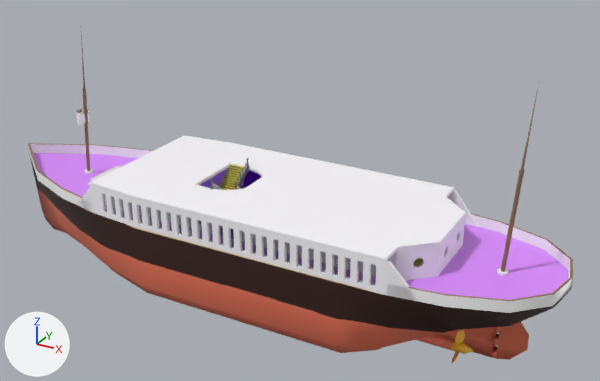
One commit to the FBX model Assets/GROUPFOLDER/Prefabs/Ship/P_Ship.fbx: the scene before it, then after it.
One viewpoint serves both versions: a 50 mm lens placed at (38.0, -62.4, 34.7), pointed at (2.9, 1.4, 2.8). Lighting does not change. The marker at lower left points along +X, +Y and +Z. The picture after the commit comes second. Where no turn or scale is listed for an object, it has been applied to the vertices.

The scene before the commit, as lines of its bpy script (objects in view):
```python
me_cube_012 = bpy.data.meshes.new('Cube.012')
me_cube_012.from_pydata(...)  # 96 vertices, 74 faces; spans x -13.8..19.8, y -0.1..15.9, z -1.3..1.0
me_cube_012.materials.append(mat_material_009)  # picture img_windows_png
me_cylinder_001 = bpy.data.meshes.new('Cylinder.001')
me_cylinder_001.from_pydata(...)  # 65 vertices, 66 faces; spans x -0.7..1.2, y -0.7..0.7, z -0.3..16.9
me_cylinder_001.materials.append(mat_material_006)  # picture img_mast1_png
me_staircase_002 = bpy.data.meshes.new('Staircase.002')
me_staircase_002.from_pydata(...)  # 58020 vertices, 57304 faces; spans x -6.14..-1.14, y -3.37..3.37, z -3.36..4.09
# faces by material slot: [57176, 60, 68]
me_staircase_002.materials.append(mat_staircase)  # dark grey #616161
me_staircase_002.materials.append(mat_railing)  # white #e7e7e7
me_staircase_002.materials.append(mat_floor)  # yellow #e7d900
ob_mast1 = bpy.data.objects.new('Mast1', me_cylinder_001)
ob_mast1.location = (-22.59, 0.0, 0.2)
ob_staircase = bpy.data.objects.new('Staircase', me_staircase_002)
ob_staircase.location = (0.0, 0.0, 0.0)
ob_windows = bpy.data.objects.new('Windows', me_cube_012)
ob_windows.location = (-1.33, -7.93, 1.54)
# also in view: 'Railing' at (-1.2, 0.0, 0.9); 'SuperstructureDeck2' at (1.7, 0.0, 3.1); 'PRODUCTION-SuperstructureDeck1' at (0.4, 0.0, 1.5); 'Mast2' at (23.5, 0.0, 8.4); 'Rudder' at (24.8, 0.0, -5.3)
```
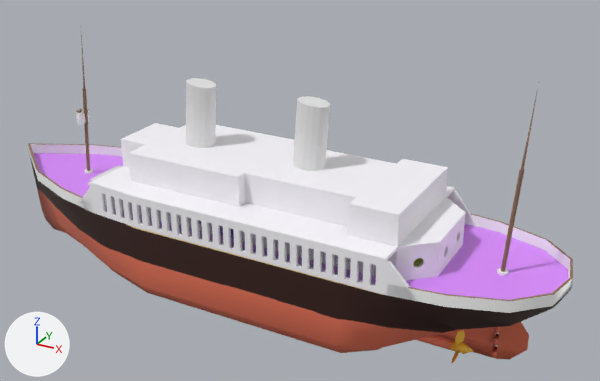
Commit message: Updated upper decks on ship

The change, as a diff of the scene's bpy script:
```diff
--- a/Assets/GROUPFOLDER/Prefabs/Ship/P_Ship.fbx.py
+++ b/Assets/GROUPFOLDER/Prefabs/Ship/P_Ship.fbx.py
@@ me_cylinder_012 @@
+me_cylinder_012.from_pydata(...)  # 32 vertices, 18 faces; spans x -1.5..2.07, y -1.17..1.17, z -0.16..6.61
@@ me_cube_045 @@
+me_cube_045.from_pydata(...)  # 51 vertices, 41 faces; spans x -15.2..15.9, y -5.8..5.8, z 3.2..6.1
+me_cube_045.materials.append(mat_static_outer)  # picture img_superstructuredeck1_png
@@ ob_funnel2_001 @@
+ob_funnel2_001 = bpy.data.objects.new('Funnel2.001', me_cylinder_012)
+ob_funnel2_001.location = (4.51, 0.0, 5.88)
@@ ob_upperdeckwalls @@
+ob_upperdeckwalls = bpy.data.objects.new('UpperDeckWalls', me_cube_045)
+ob_upperdeckwalls.location = (0.0, 0.0, 0.0)
@@ ob_funnel2 @@
+ob_funnel2 = bpy.data.objects.new('Funnel2', me_cylinder_012.copy())
+ob_funnel2.location = (-7.56, 0.0, 5.88)
```

Location of each change, (x1, y1, x2, y2) in pixels of the pictures (600 x 381 px):
'UpperDeckWalls', added: after (121, 123, 448, 247)
'Funnel2.001', added: after (293, 96, 331, 171)
'Funnel2', added: after (186, 78, 216, 148)
'SuperstructureDeck2', unchanged, covered by the edit: before (90, 135, 466, 262); after (90, 166, 466, 262)
